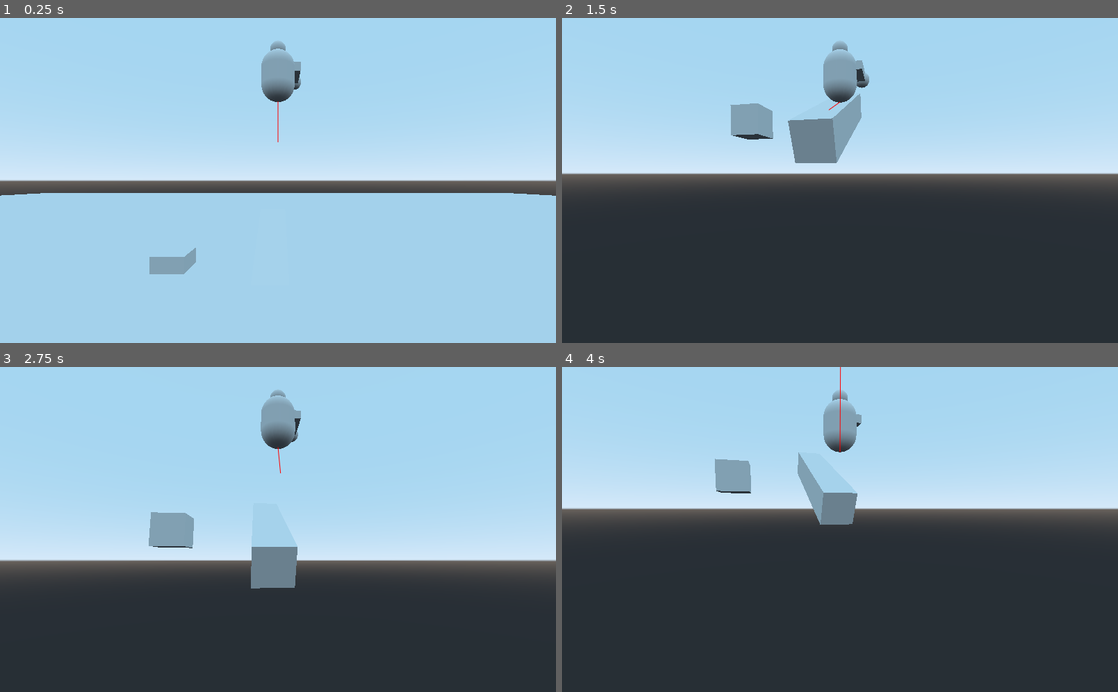
Above: before the commit, frames 1-4 (two rows, left to right).
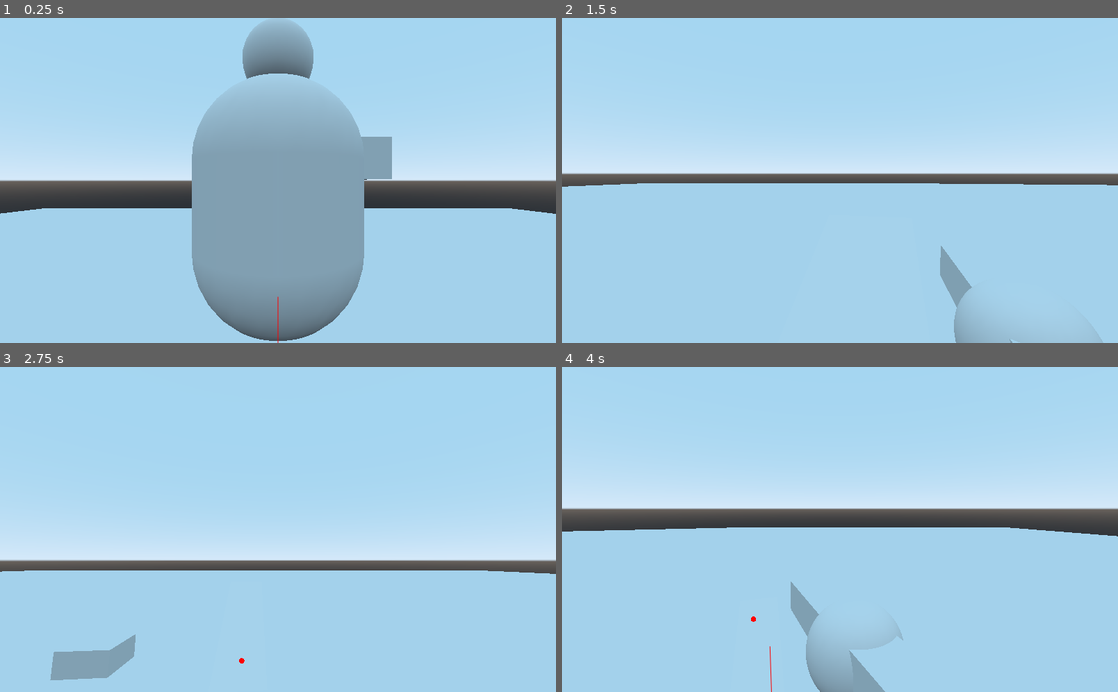
Above: after the commit, the same moments.

Repository: manglemix/PGBR
Game: Godot game, scene res://DebugBattlefield.tscn
Same seed, same stepped clock (60 frames per second), same inputs: the game is played once before the commit and once after it.
Inputs (mouse positions are in pixels of both pictures, inside the frame that each line leads up to):
- Up to frame 1 (0.25 s): no input
- Up to frame 2 (1.5 s): move the mouse to (962, 164) at 0.52 s; hold D (right) 0.53-1.28 s; right-click (962, 164) at 0.6 s; tap Space (jump) at 0.77 s; move the mouse to (728, 196) at 1.27 s; hold S (backward) from 1.28 s (still down); tap Shift (crouch) at 1.35 s
- Up to frame 3 (2.75 s): tap Space (jump) at 1.52 s; move the mouse to (333, 458) at 2.02 s; release S (backward) at 2.03 s; press the mouse at (333, 458) at 2.03 s; hold D (right) from 2.03 s (still down)
- Up to frame 4 (4 s): move the mouse to (812, 594) at 2.77 s; release D (right) at 2.78 s; release the mouse at (812, 594) at 2.78 s; hold W (forward) 2.78-3.53 s; right-click (812, 594) at 2.85 s; tap Space (jump) at 3.02, 3.77 s; move the mouse to (1006, 578) at 3.52 s; hold A (left) from 3.53 s (still down); hold Shift (crouch) from 3.53 s (still down)

The runs differ from the first frame. In frame 1, 28% of the frame differs, in the area x 0-100%, y 0-100%; in frame 2, 52%; in frame 3, 40%; in frame 4, 53%.
Error before the commit: Attempt to call function 'set_transform_index' in base 'null instance' on a null instance. (res://BaseScripts/BaseCamera.gd:59)

Commit message:
Updating debugging scenes

Diff:
--- a/PGBR_Project1/BasePerson.tscn
+++ b/PGBR_Project1/BasePerson.tscn
@@ -1,10 +1,9 @@
-[gd_scene load_steps=6 format=2]
+[gd_scene load_steps=7 format=2]
 
 [ext_resource path="res://BaseScripts/BasePerson.gd" type="Script" id=1]
+[ext_resource path="res://MoveableNode.gd" type="Script" id=2]
 
 [sub_resource type="CapsuleShape" id=1]
-
-[sub_resource type="CapsuleMesh" id=2]
 
 [sub_resource type="CubeMesh" id=3]
 size = Vector3( 0.5, 0.5, 2 )
@@ -15,24 +14,15 @@
 radial_segments = 32
 rings = 6
 
+[sub_resource type="CapsuleMesh" id=2]
+
 [node name="Person" type="KinematicBody"]
 script = ExtResource( 1 )
 arm_paths = [ NodePath("RightArm") ]
-pivot_paths = [ NodePath("ThirdPerson"), NodePath("Head") ]
 
 [node name="CollisionShape" type="CollisionShape" parent="."]
 transform = Transform( 1, 0, 0, 0, -4.37114e-08, -1, 0, 1, -4.37114e-08, 0, 1.51222, 0 )
 shape = SubResource( 1 )
-
-[node name="MeshInstance" type="MeshInstance" parent="CollisionShape"]
-mesh = SubResource( 2 )
-material/0 = null
-
-[node name="ThirdPerson" type="Spatial" parent="."]
-transform = Transform( -1, 0, -3.25841e-07, 0, 1, 0, 3.25841e-07, 0, -1, 0, 3.00729, 0 )
-
-[node name="ThirdPersonTarget" type="Spatial" parent="ThirdPerson"]
-transform = Transform( 1, 8.43339e-08, -2.27316e-07, -2.26267e-08, 0.965926, 0.258819, 2.41397e-07, -0.258819, 0.965926, 3.01029, 1.78587, 6.04718 )
 
 [node name="RightArm" type="Spatial" parent="."]
 transform = Transform( -1, 0, -8.74228e-08, 0, 1, 0, 8.74228e-08, 0, -1, -1.21131, 1.96321, 0 )
@@ -49,9 +39,16 @@
 transform = Transform( -1, 0, -8.74228e-08, 0, 1, 0, 8.74228e-08, 0, -1, 0, 3.47928, 0 )
 
 [node name="MeshInstance" type="MeshInstance" parent="Head"]
-transform = Transform( 1, 0, 0, 0, 1, 0, 0, 0, 1, 0, 0, -0.915375 )
+transform = Transform( 1, 0, 0, 0, 1, 0, 0, 0, 1, -2.24672e-08, 0, -0.65838 )
 mesh = SubResource( 4 )
 material/0 = null
 
-[node name="FirstPersonTarget" type="Spatial" parent="Head"]
-transform = Transform( -1, 0, -8.74228e-08, 0, 1, 0, 8.74228e-08, 0, -1, 0, 0, 0 )
+[node name="CameraTarget" type="Spatial" parent="Head"]
+transform = Transform( 1, 0, 0, 0, 1, 0, 0, 0, 1, 0, 0, 0 )
+script = ExtResource( 2 )
+transforms = [ Transform( 1, 0, 0, 0, 0.966, 0.259, 0, -0.259, 0.966, 3.957, 1.888, 5.698 ), Transform( 1, 0, 0, 0, 0.966, 0.259, 0, -0.259, 0.966, -3.957, 1.888, 5.698 ) ]
+
+[node name="MeshInstance" type="MeshInstance" parent="."]
+transform = Transform( 1, 0, 0, 0, -4.37114e-08, -1, 0, 1, -4.37114e-08, 0, 1.51222, 0 )
+mesh = SubResource( 2 )
+material/0 = null
--- a/PGBR_Project1/DebugGun.tscn
+++ b/PGBR_Project1/DebugGun.tscn
@@ -1,10 +1,13 @@
-[gd_scene load_steps=3 format=2]
+[gd_scene load_steps=4 format=2]
 
 [ext_resource path="res://BaseScripts/BaseGun.gd" type="Script" id=1]
 
 [sub_resource type="SphereMesh" id=1]
 radius = 0.5
 height = 1.0
+
+[sub_resource type="CubeMesh" id=2]
+size = Vector3( 0.5, 0.5, 1.5 )
 
 [node name="BaseGun" type="RayCast"]
 cast_to = Vector3( 0, 0, 1 )
@@ -13,3 +16,8 @@
 [node name="MeshInstance" type="MeshInstance" parent="."]
 mesh = SubResource( 1 )
 material/0 = null
+
+[node name="MeshInstance2" type="MeshInstance" parent="."]
+transform = Transform( 1, 0, 0, 0, 1, 0, 0, 0, 1, 0, 0, -1.08342 )
+mesh = SubResource( 2 )
+material/0 = null
Not shown: 2 places in PGBR_Project1/DebugBattlefield.tscn that only renumber resources
